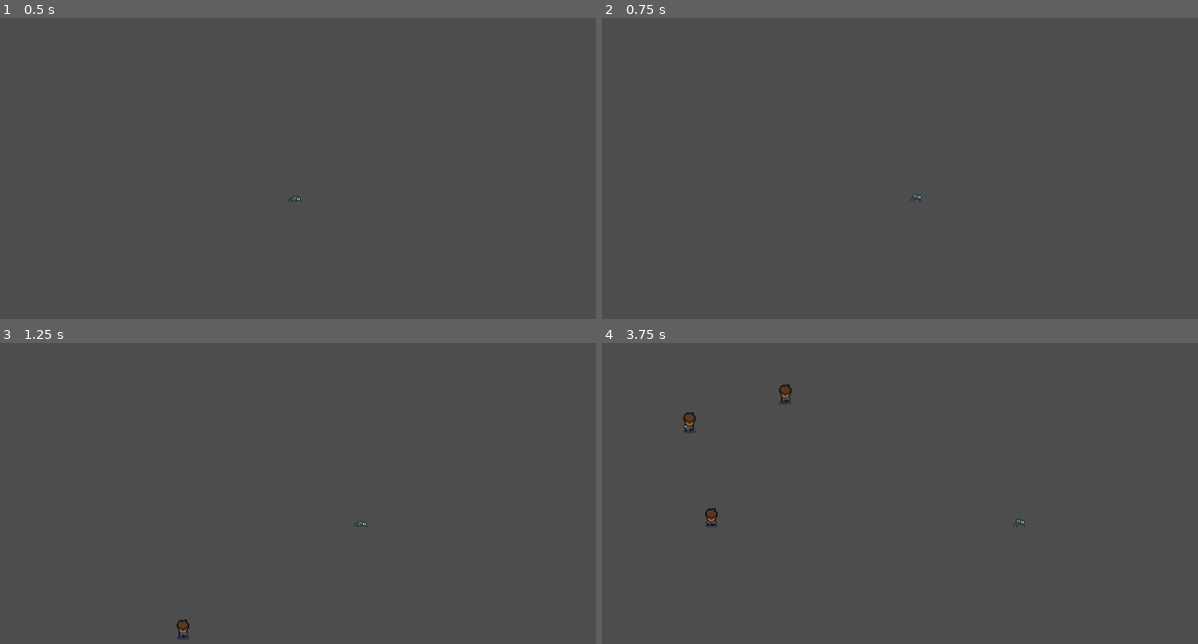
Above: before the commit, frames 1-4 (two rows, left to right).
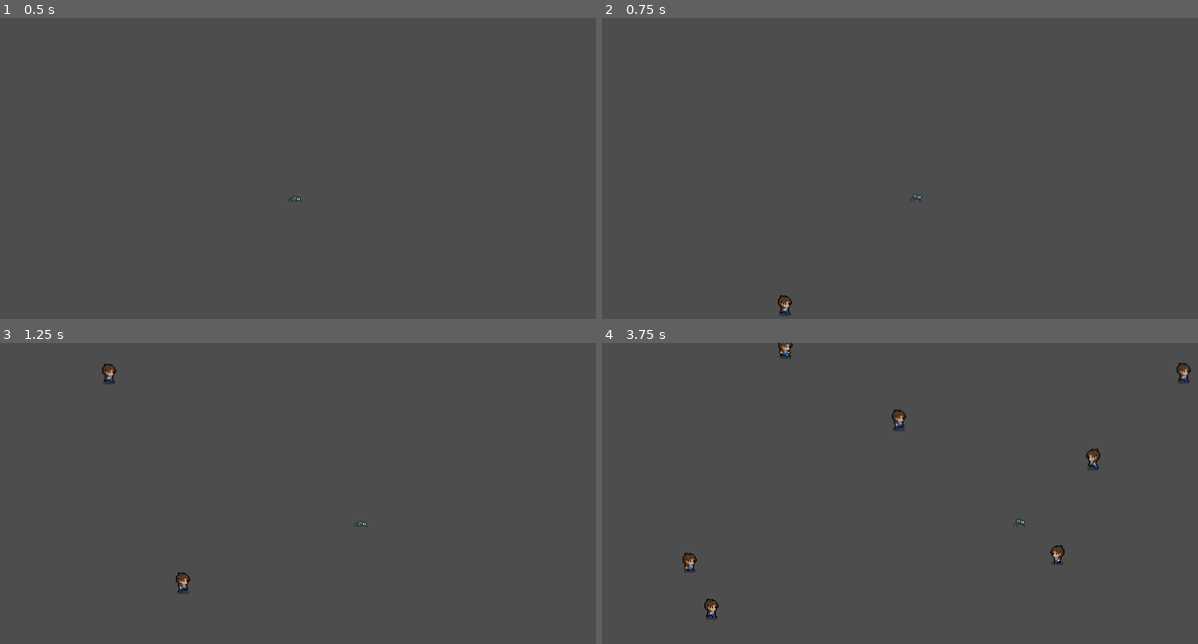
Above: after the commit, the same moments.

Repository: cammcinnes/webConnections
Game: Godot game, scene res://scenes/world.tscn
Same seed, same stepped clock (60 frames per second), same inputs: the game is played once before the commit and once after it.
Inputs:
- Up to frame 1 (0.5 s): no input
- Up to frame 2 (0.75 s): tap Enter at 0.5 s; hold D (move_right) from 0.53 s (still down)
- Up to frame 3 (1.25 s): keep holding D (move_right)
- Up to frame 4 (3.75 s): release D (move_right) at 1.28 s; hold S (move_down) 1.28-2.03 s; hold D (move_right) 2.03-2.78 s; hold W (move_up) 2.78-3.53 s; hold A (move_left) from 3.53 s (still down)

Frame 1 is identical in both runs. In frame 2, 0.1% of the frame differs, in the area x 29-32%, y 92-100%; in frame 3, 0.4%; in frame 4, 1.2%, in the area x 13-99%, y 0-92%.

Commit message:
simplify enemy animations

Diff:
--- a/scenes/enemy.tscn
+++ b/scenes/enemy.tscn
@@ -87,6 +87,30 @@
 atlas = ExtResource("1_xcnss")
 region = Rect2(240, 144, 48, 48)
 
+[sub_resource type="AtlasTexture" id="AtlasTexture_qk4nj"]
+atlas = ExtResource("1_xcnss")
+region = Rect2(0, 192, 48, 48)
+
+[sub_resource type="AtlasTexture" id="AtlasTexture_driq1"]
+atlas = ExtResource("1_xcnss")
+region = Rect2(48, 192, 48, 48)
+
+[sub_resource type="AtlasTexture" id="AtlasTexture_nwhlg"]
+atlas = ExtResource("1_xcnss")
+region = Rect2(96, 192, 48, 48)
+
+[sub_resource type="AtlasTexture" id="AtlasTexture_7dh32"]
+atlas = ExtResource("1_xcnss")
+region = Rect2(144, 192, 48, 48)
+
+[sub_resource type="AtlasTexture" id="AtlasTexture_svvsg"]
+atlas = ExtResource("1_xcnss")
+region = Rect2(192, 192, 48, 48)
+
+[sub_resource type="AtlasTexture" id="AtlasTexture_dbmlx"]
+atlas = ExtResource("1_xcnss")
+region = Rect2(240, 192, 48, 48)
+
 [sub_resource type="AtlasTexture" id="AtlasTexture_llcs6"]
 atlas = ExtResource("1_xcnss")
 region = Rect2(0, 192, 48, 48)
@@ -227,6 +251,29 @@
 }, {
 "frames": [{
 "duration": 1.0,
+"texture": SubResource("AtlasTexture_qk4nj")
+}, {
+"duration": 1.0,
+"texture": SubResource("AtlasTexture_driq1")
+}, {
+"duration": 1.0,
+"texture": SubResource("AtlasTexture_nwhlg")
+}, {
+"duration": 1.0,
+"texture": SubResource("AtlasTexture_7dh32")
+}, {
+"duration": 1.0,
+"texture": SubResource("AtlasTexture_svvsg")
+}, {
+"duration": 1.0,
+"texture": SubResource("AtlasTexture_dbmlx")
+}],
+"loop": true,
+"name": &"walk_left",
+"speed": 5.0
+}, {
+"frames": [{
+"duration": 1.0,
 "texture": SubResource("AtlasTexture_llcs6")
 }, {
 "duration": 1.0,
@@ -245,7 +292,7 @@
 "texture": SubResource("AtlasTexture_xpkx3")
 }],
 "loop": true,
-"name": &"walk_side",
+"name": &"walk_right",
 "speed": 5.0
 }, {
 "frames": [{
@@ -283,7 +330,7 @@
 
 [node name="human" type="AnimatedSprite2D" parent="."]
 sprite_frames = SubResource("SpriteFrames_wxscs")
-animation = &"walk_side"
+animation = &"walk_right"
 
 [node name="body_area" type="Area2D" parent="."]
 
--- a/scenes/world.tscn
+++ b/scenes/world.tscn
@@ -17,6 +17,7 @@
 [node name="player" parent="." instance=ExtResource("1_bdd13")]
 
 [node name="enemy_timer" type="Timer" parent="."]
+wait_time = 0.5
 
 [node name="enemy_path" type="Path2D" parent="."]
 curve = SubResource("Curve2D_6jd07")
--- a/scripts/enemy.gd
+++ b/scripts/enemy.gd
@@ -22,15 +22,11 @@
 
 
 func updateMoveAnimations():
-	#if direction == UP:
-		$human.play("walk_up")
-	#elif direction == RIGHT:
-		#$human.play("walk_side")
-	#elif direction == LEFT:
-		#$human.play("walk_side")
-		#$human.flip_h = true;
-	#elif direction == DOWN:
-		#$human.play("walk_down")
+	$human.play("walk_right")
+	if velocity.x != 0:
+		$human.flip_h = velocity.x < 0
+
+
 
 func updateIdleAnimations():
 	pass
Not shown: 1 places in scenes/enemy.tscn that only renumber resources
